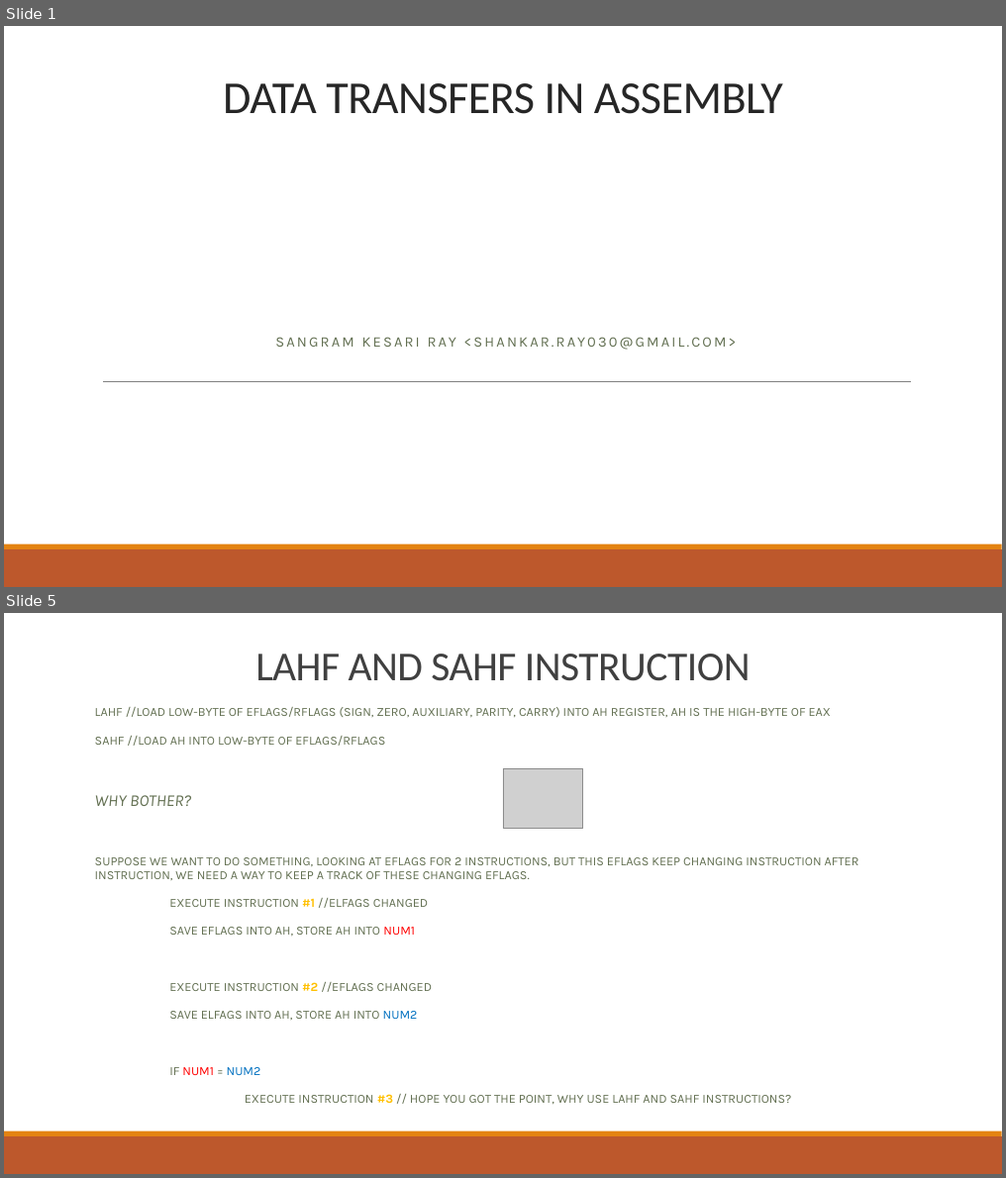
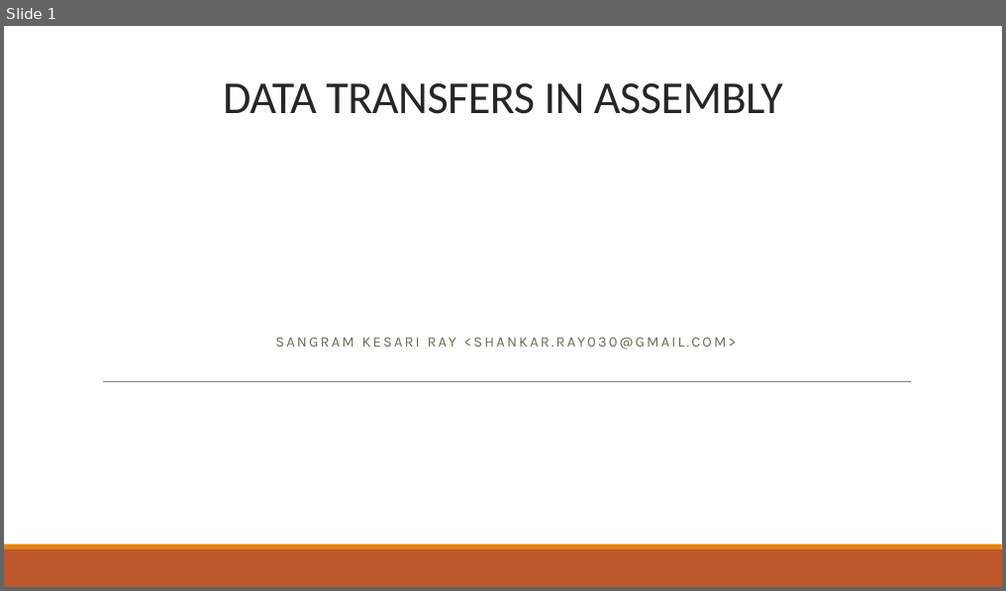
Before and after one commit to b1nch3f/Assembly-Language-Tutorials-for-Windows, a slide deck: 04 Data Transfers/Data Transfers - Part 2.pptx. Shown one above the other, each under a label of ours: slides 1 and 5 before the commit, slide 1 after it; the slides between them are not shown. The pictures are 1006x1178 and 1006x591 pixels, drawn with LibreOffice and Linux fonts; fonts in the diff are those of the drawing; grey boxes stand for pictures. Boxes give left, top, right and bottom in pixels: in the first picture for what was removed or moved away, otherwise in the second. Text is boxed around its words. In the diff, an @@ line names an element or a change of style, - is before the commit and + after.

```diff
--- a/04 Data Transfers/Data Transfers - Part 2.pptx
+++ b/04 Data Transfers/Data Transfers - Part 2.pptx
@@ slide 5 removed at (4,613,1002,1174), background #FFFFFF; not listed: 2 template elements that a slide beside it also shows @@
@@ title removed at (255,654,750,681) @@
-LAHF AND SAHF INSTRUCTION
@@ text removed at (95,707,859,1104) @@
-LAHF //LOAD LOW-BYTE OF EFLAGS/RFLAGS (SIGN, ZERO, AUXILIARY, PARITY, CARRY) INTO AH REGISTER, AH IS THE HIGH-BYTE OF EAX
-SAHF //LOAD AH INTO LOW-BYTE OF EFLAGS/RFLAGS
-WHY BOTHER?
-SUPPOSE WE WANT TO DO SOMETHING, LOOKING AT EFLAGS FOR 2 INSTRUCTIONS, BUT THIS EFLAGS KEEP CHANGING INSTRUCTION AFTER INSTRUCTION, WE NEED A WAY TO KEEP A TRACK OF THESE CHANGING EFLAGS.
-EXECUTE INSTRUCTION #1 //ELFAGS CHANGED
-SAVE EFLAGS INTO AH, STORE AH INTO NUM1
-EXECUTE INSTRUCTION #2 //EFLAGS CHANGED
-SAVE ELFAGS INTO AH, STORE AH INTO NUM2
-IF NUM1 = NUM2
-EXECUTE INSTRUCTION #3 // HOPE YOU GOT THE POINT, WHY USE LAHF AND SAHF INSTRUCTIONS?
@@ picture removed at (503,768,583,829) @@
```
Also in this commit, not shown: 10 slides added, 6 other slides removed, 17 other files.
